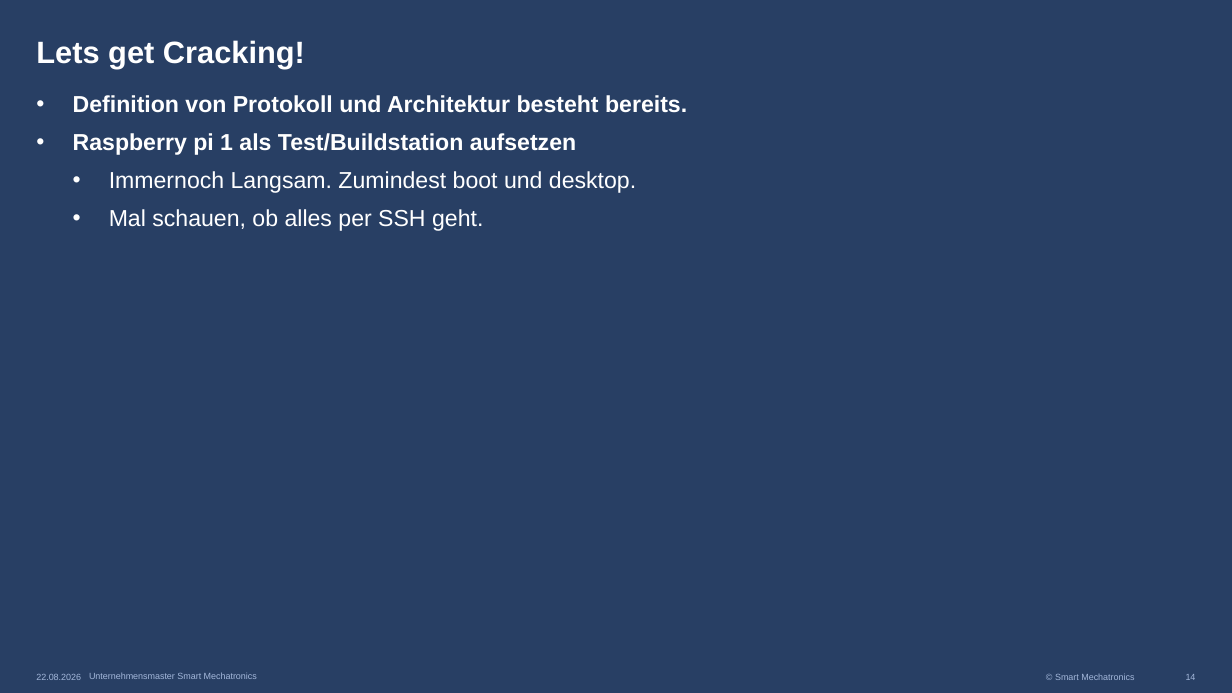
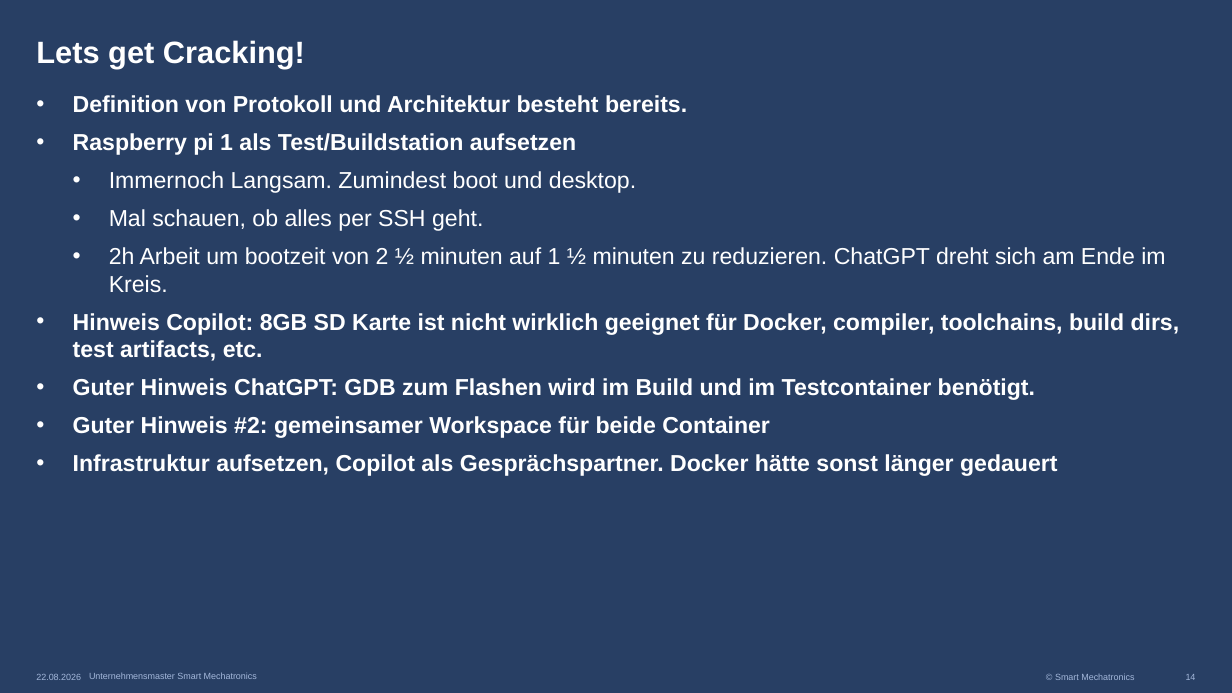
Before and after one commit to robse2069/ProcessControl, a slide deck: slide 14 of Präsentation_Refactoring/Softwarearchäologie live.pptx. Drawn at 1232x693 pixels with LibreOffice and Linux fonts; fonts in the diff are those of the drawing; background and template pictures are left out. Boxes give left, top, right and bottom in pixels: in the first picture for what was removed or moved away, otherwise in the second. Text is boxed around its words. In the diff, an @@ line names an element or a change of style, - is before the commit and + after.

```diff
--- a/Präsentation_Refactoring/Softwarearchäologie live.pptx
+++ b/Präsentation_Refactoring/Softwarearchäologie live.pptx
@@ text at (73, 247, 1180, 476): paragraphs added @@
+  • 2h Arbeit um bootzeit von 2 ½ minuten auf 1 ½ minuten zu reduzieren. ChatGPT dreht sich am Ende im Kreis.
+• Hinweis Copilot: 8GB SD Karte ist nicht wirklich geeignet für Docker, compiler, toolchains, build dirs, test artifacts, etc.
+• Guter Hinweis ChatGPT: GDB zum Flashen wird im Build und im Testcontainer benötigt.
+• Guter Hinweis #2: gemeinsamer Workspace für beide Container
+• Infrastruktur aufsetzen, Copilot als Gesprächspartner. Docker hätte sonst länger gedauert
```
Also in this commit, not shown: 1 other slide changed, 6 slides added.
